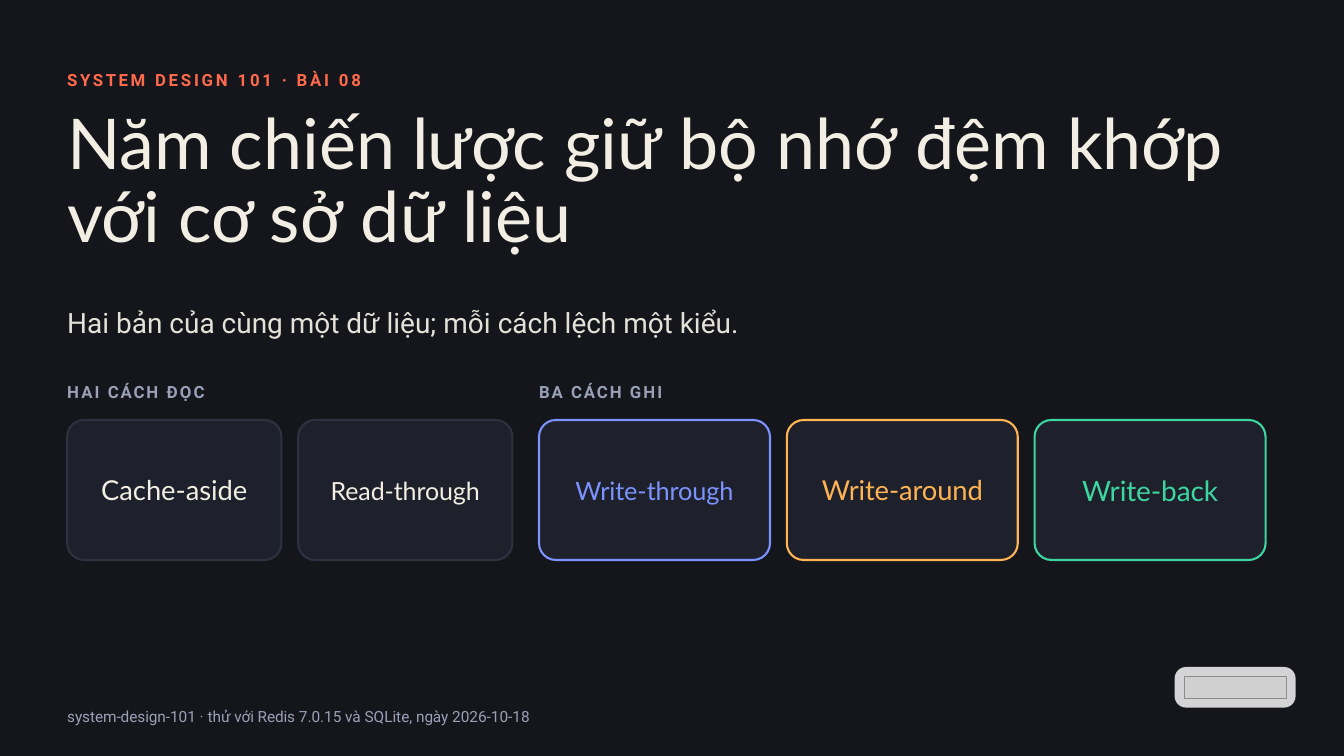
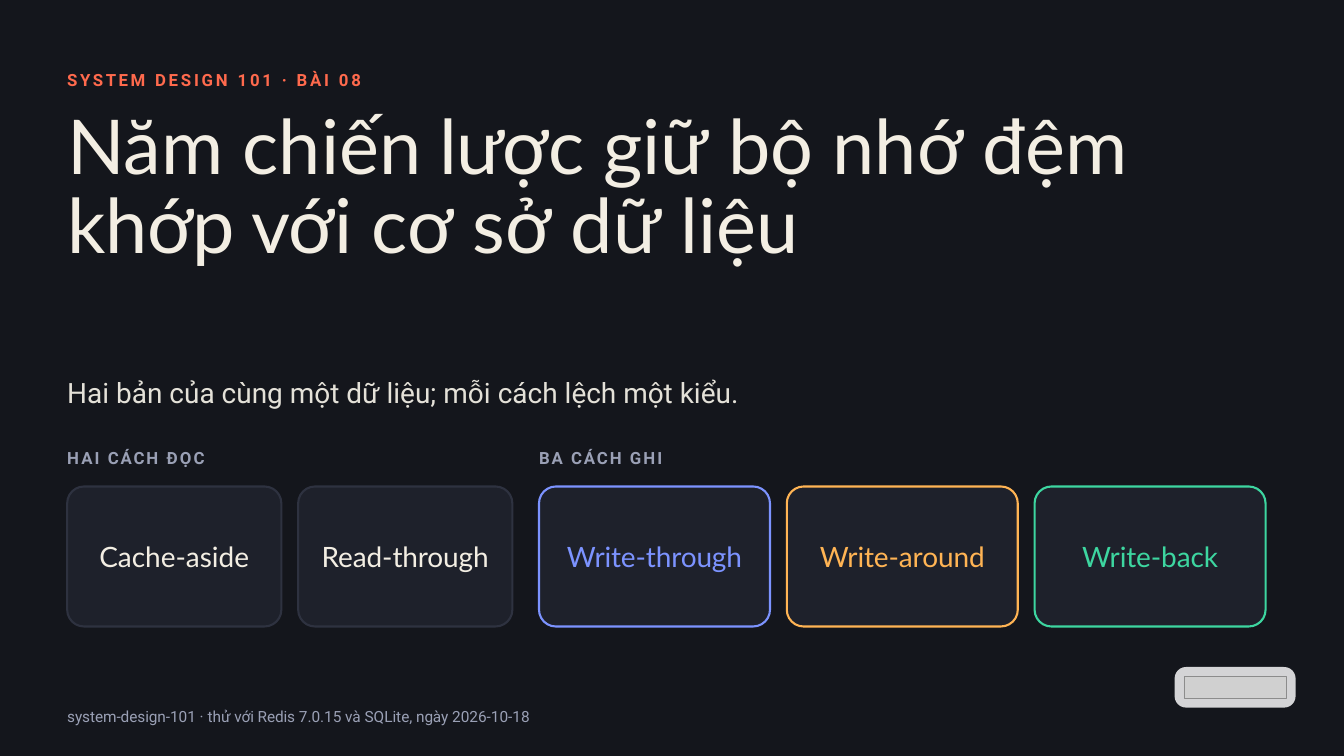
Before and after one commit to vohoailinh90/tool-marketing-studio, a slide deck: slide 1 of system-design-101/vi/lessons/sd-06-008/slides/sd-06-008.pptx. Drawn at 1344x756 pixels with LibreOffice and Linux fonts; fonts in the diff are those of the drawing; grey boxes stand for pictures. Boxes give left, top, right and bottom in pixels: in the first picture for what was removed or moved away, otherwise in the second. Text is boxed around its words. In the diff, an @@ line names an element or a change of style, - is before the commit and + after.

```diff
--- a/system-design-101/vi/lessons/sd-06-008/slides/sd-06-008.pptx
+++ b/system-design-101/vi/lessons/sd-06-008/slides/sd-06-008.pptx
@@ text "Năm chiến lược giữ bộ ..." at (67, 114, 1128, 267): size 75 to 81 pt; letter spacing 0.1 to 0 pt in "chiến liệu"; letter spacing -1.1 to -1.2 pt in "lược"; letter spacing -0.9 to -1 pt in "với"; line spacing 78.8pt to 85pt @@
@@ text "Hai bản của cùng một ...": place and size @@
-text "Hai bản của cùng một ..." at (67, 309, 739, 339)
+text "Hai bản của cùng một ..." at (67, 379, 739, 409)
@@ text "Cache-aside" at (99, 546, 249, 568): size 29.2 to 30 pt @@
@@ text "Read-through" at (322, 546, 489, 572): size 26.8 to 30 pt @@
@@ text "Write-through" at (567, 546, 742, 572): size 27.1 to 30 pt @@
@@ text "Write-around" at (820, 546, 985, 568): size 29.3 to 30 pt @@
@@ 7 texts, 5 rounded rectangles: place and size @@
-7 texts, 5 rounded rectangles at (67, 383, 1266, 560)
+7 texts, 5 rounded rectangles at (67, 449, 1266, 626)
```
Also in this commit, not shown: 4 other files.
